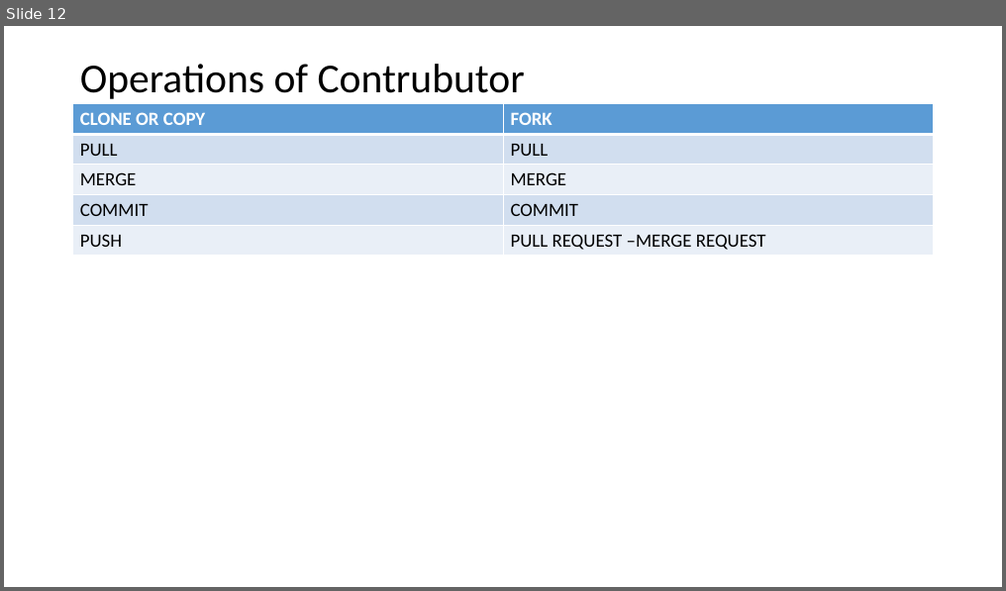
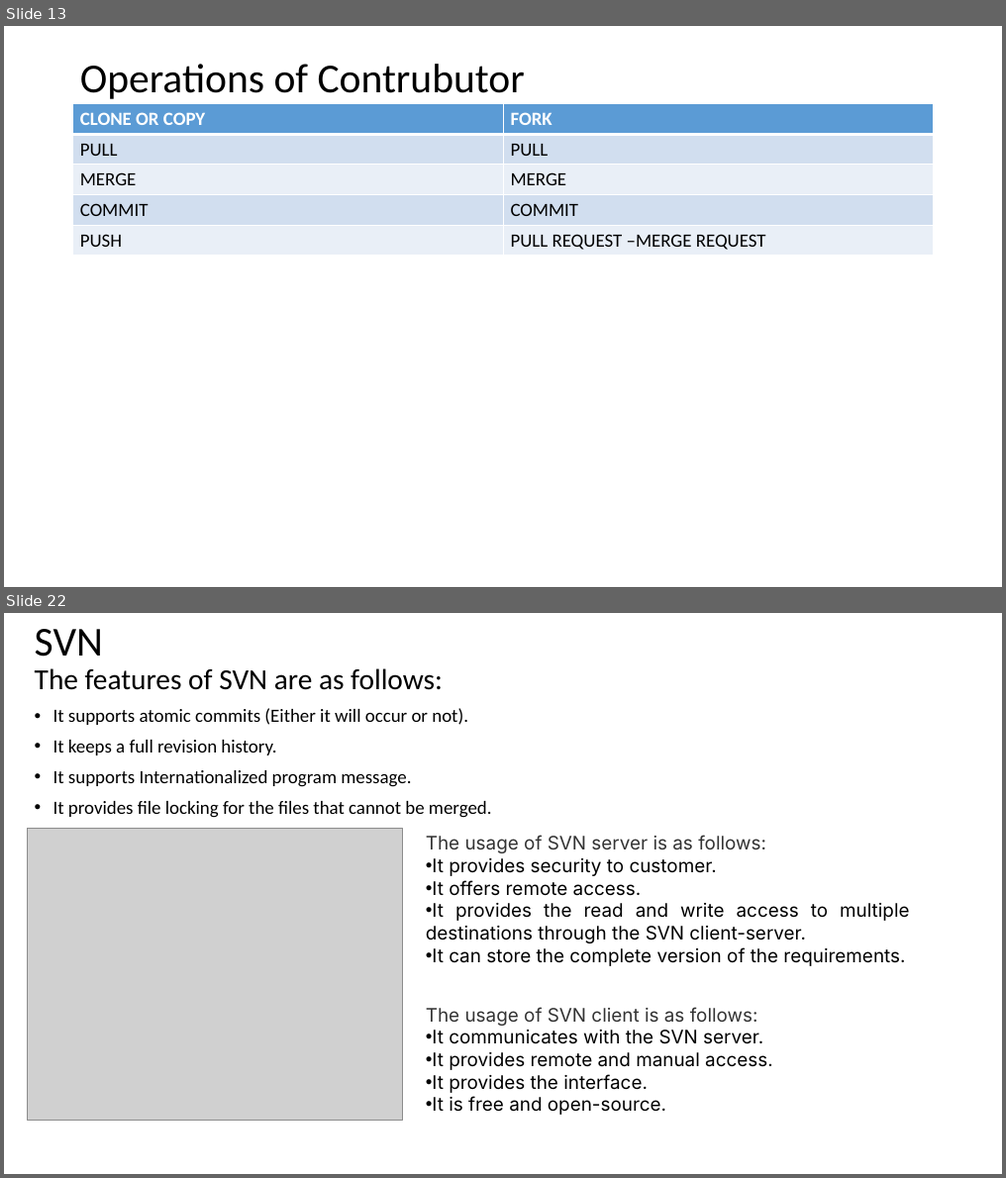
Before and after one commit to mhgulen/Dosyalar, a slide deck: Version Control Protocols.pptx. Shown one above the other, each under a label of ours: slide 12 before the commit, slides 13 and 22 after it; the slides between them are not shown. The pictures are 1006x591 and 1006x1178 pixels, drawn with LibreOffice and Linux fonts; fonts in the diff are those of the drawing; grey boxes stand for pictures. Boxes give left, top, right and bottom in pixels: in the first picture for what was removed or moved away, otherwise in the second. Text is boxed around its words. In the diff, an @@ line names an element or a change of style, - is before the commit and + after.

```diff
--- a/Version Control Protocols.pptx
+++ b/Version Control Protocols.pptx
@@ slide 22 added at <box>4,613,1002,1174</box>, background #FFFFFF @@
@@ title added at <box>35,629,103,657</box>, 39.6 pt, text #000000 @@
+SVN
@@ text added at <box>35,668,492,818</box>, 18 pt, text #000000 @@
+The features of SVN are as follows:
+• It supports atomic commits (Either it will occur or not).
+• It keeps a full revision history.
+• It supports Internationalized program message.
+• It provides file locking for the files that cannot be merged.
@@ picture added at <box>27,828,402,1121</box> @@
@@ text added at <box>426,835,909,966</box>, 18 pt, text #000000 @@
+The usage of SVN server is as follows:
+• It provides security to customer.
+• It offers remote access.
+• It provides the read and write access to multiple destinations through the SVN client-server.
+• It can store the complete version of the requirements.
@@ text added at <box>426,1007,773,1115</box>, 18 pt, text #000000 @@
+The usage of SVN client is as follows:
+• It communicates with the SVN server.
+• It provides remote and manual access.
+• It provides the interface.
+• It is free and open-source.
@@ what was slide 12 is now slide 13 @@
```
Also in this commit, not shown: 3 slides changed, 10 other slides added, 2 other files.
